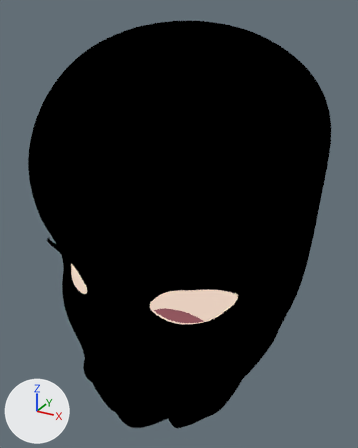
The Blender file yukino/yukino.blend as it was, and as the next commit left it.
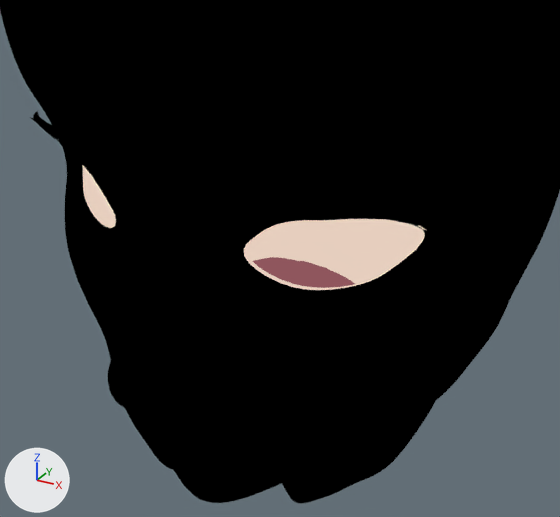
There are two pictures of each version: one whole from a 50 mm lens placed at (1.195, -2.183, 2.658), pointed at (-0.041, 0.064, 1.534), one close up on the part from 9% to 85% of the width and 41% to 97% of the height. Every picture has the same lights, and +X, +Y and +Z are marked at lower left.
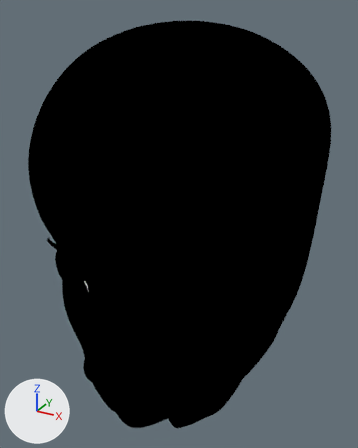
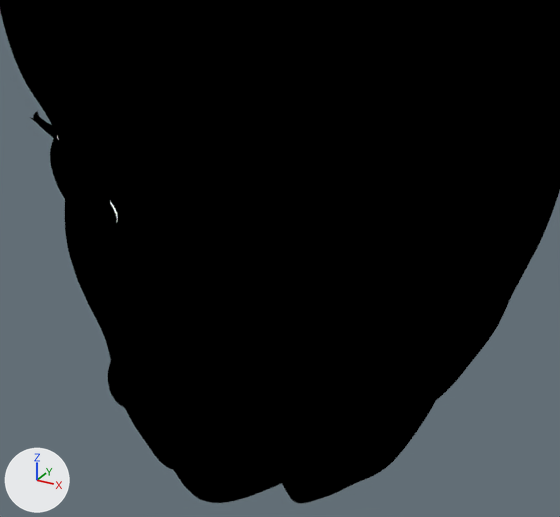
The change, as a list of edits to the scene's bpy script:
```text
Add mat_eyes:
    mat_eyes = bpy.data.materials.new('eyes')
    mat_eyes.use_nodes = True; mat_eyes.node_tree.nodes.clear()
    _N = mat_eyes.node_tree.nodes; _L = mat_eyes.node_tree.links
    n0 = _N.new('ShaderNodeOutputMaterial'); n0.name = 'Material Output'
    n1 = _N.new('ShaderNodeValToRGB'); n1.name = 'ColorRamp'
    n1.color_ramp.interpolation = 'CONSTANT'
    while len(n1.color_ramp.elements) > 1: n1.color_ramp.elements.remove(n1.color_ramp.elements[-1])
    n1.color_ramp.elements[0].position = 0.0; n1.color_ramp.elements[0].color = (0.759, 0.759, 0.759, 1.0)
    _e = n1.color_ramp.elements.new(0.1); _e.color = (1.0, 1.0, 1.0, 1.0)
    n1.inputs[0].default_value = 0.7  # 'Factor'
    _L.new(n1.outputs[0], n0.inputs[0])  # 'Color' to 'Surface'
Add me_sphere_002:
    me_sphere_002.from_pydata(...)  # 62 vertices, 54 faces; spans x 0.15..0.517, y 1.329..1.554, z 0.356..0.614
    me_sphere_002.polygons.foreach_set('use_smooth', [True] * 54)
    me_sphere_002.materials.append(mat_eyes)
    me_sphere_002.materials.append(mat_stroke)  # black #000000
Add ob_sphere_002:
    ob_sphere_002 = bpy.data.objects.new('Sphere.002', me_sphere_002)
    ob_sphere_002.location = (0.0, 0.0, 0.0)
    ob_sphere_002.rotation_euler = (1.571, 0.0, 0.0)  # degrees (90, 0, 0)
    _m = ob_sphere_002.modifiers.new('Mirror', 'MIRROR')
    _m = ob_sphere_002.modifiers.new('Subdivision', 'SUBSURF')
    _m = ob_sphere_002.modifiers.new('Triangulate', 'TRIANGULATE')
    _m = ob_sphere_002.modifiers.new('Solidify', 'SOLIDIFY')
    _m.material_offset = 4
    _m.use_flip_normals = True
    _m.nonmanifold_thickness_mode = 'FIXED'
    _m.nonmanifold_merge_threshold = 0.0003
```

Changed parts and their boxes [x1, y1, x2, y2] in the close-ups (560 x 517 px):
'Sphere.002', added (black)
    after: [50, 137, 426, 291]
